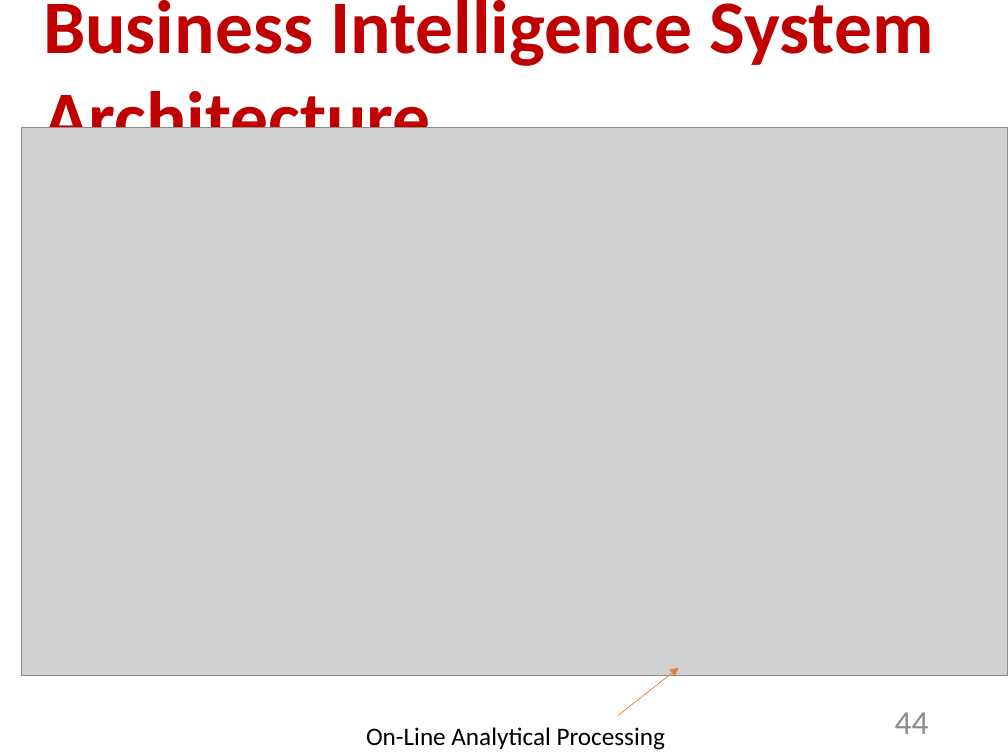
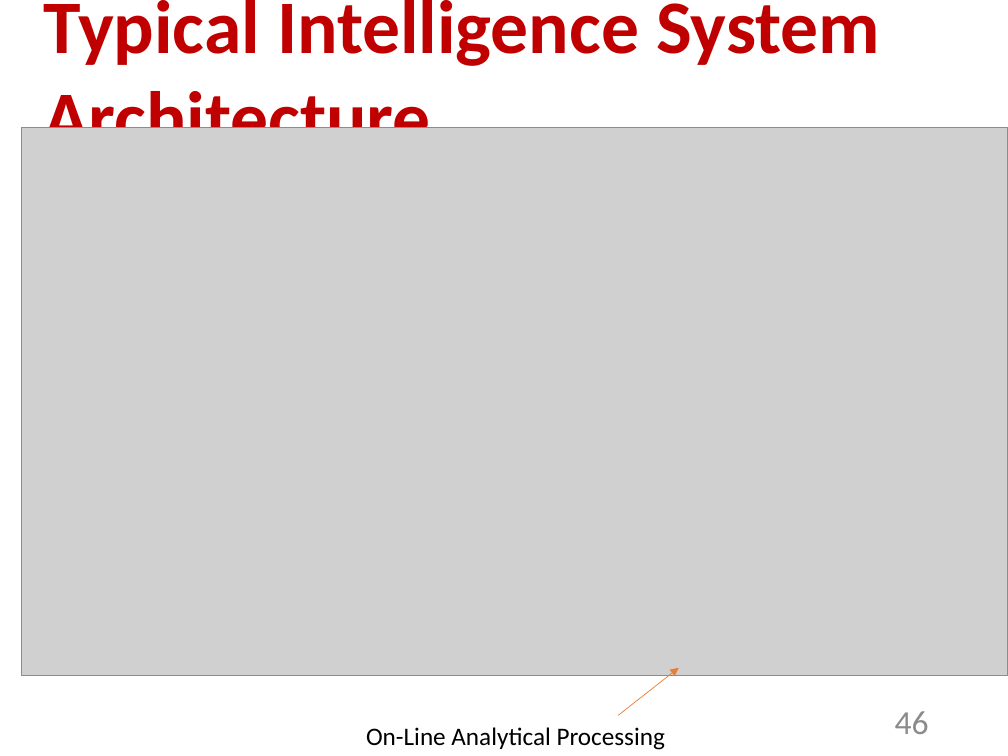
Before and after one commit to maelstromdat/MediTechBigData, a slide deck: slide 46 of 1 - Data Analytics, Intro & Basic Notions.pptx (slide 44 before the commit). Drawn at 1008x756 pixels with LibreOffice and Linux fonts; fonts in the diff are those of the drawing; grey boxes stand for pictures. Boxes give left, top, right and bottom in pixels: in the first picture for what was removed or moved away, otherwise in the second. Text is boxed around its words. In the diff, an @@ line names an element or a change of style, - is before the commit and + after.

```diff
--- a/1 - Data Analytics, Intro & Basic Notions.pptx
+++ b/1 - Data Analytics, Intro & Basic Notions.pptx
@@ text at box(43, 0, 880, 128): text changed @@
-Business Intelligence System Architecture
+Typical Intelligence System Architecture
@@ page number at box(895, 711, 929, 734): text changed @@
-44
+46
```
Also in this commit, not shown: 4 other slides changed, 2 slides added.
